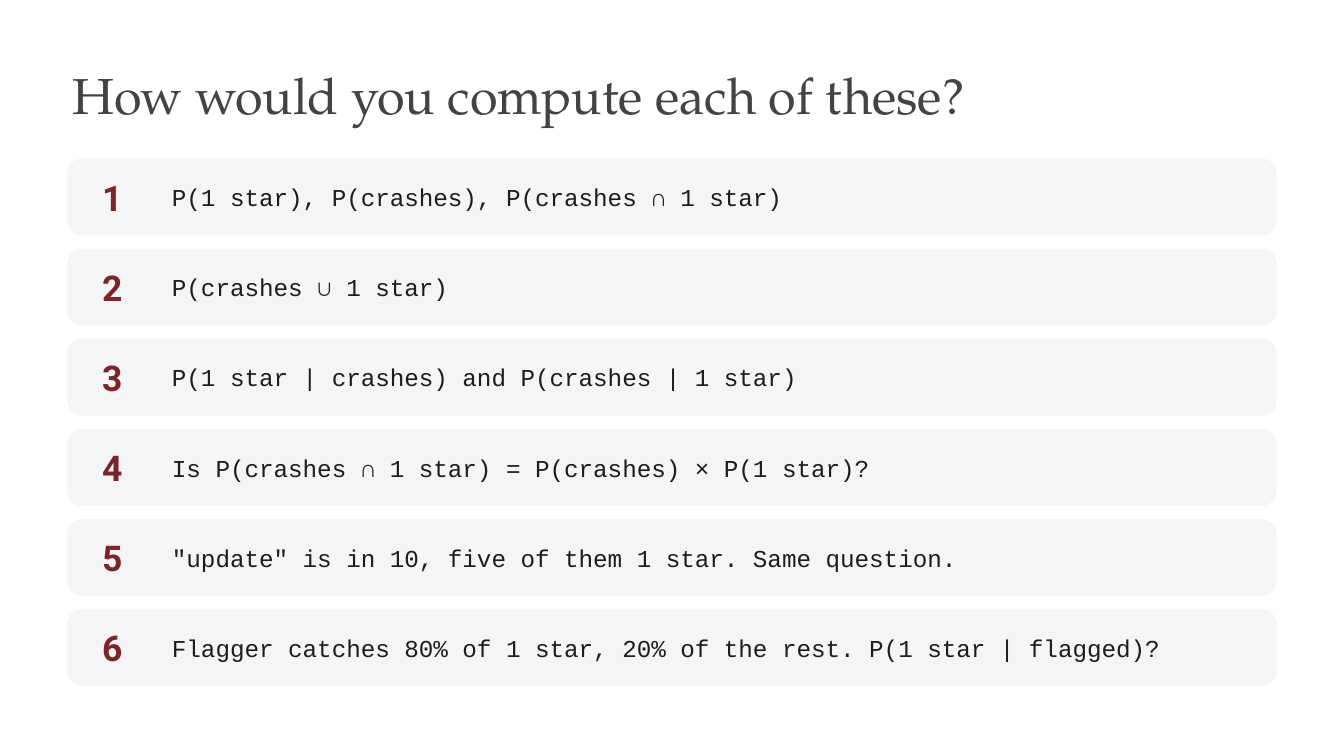
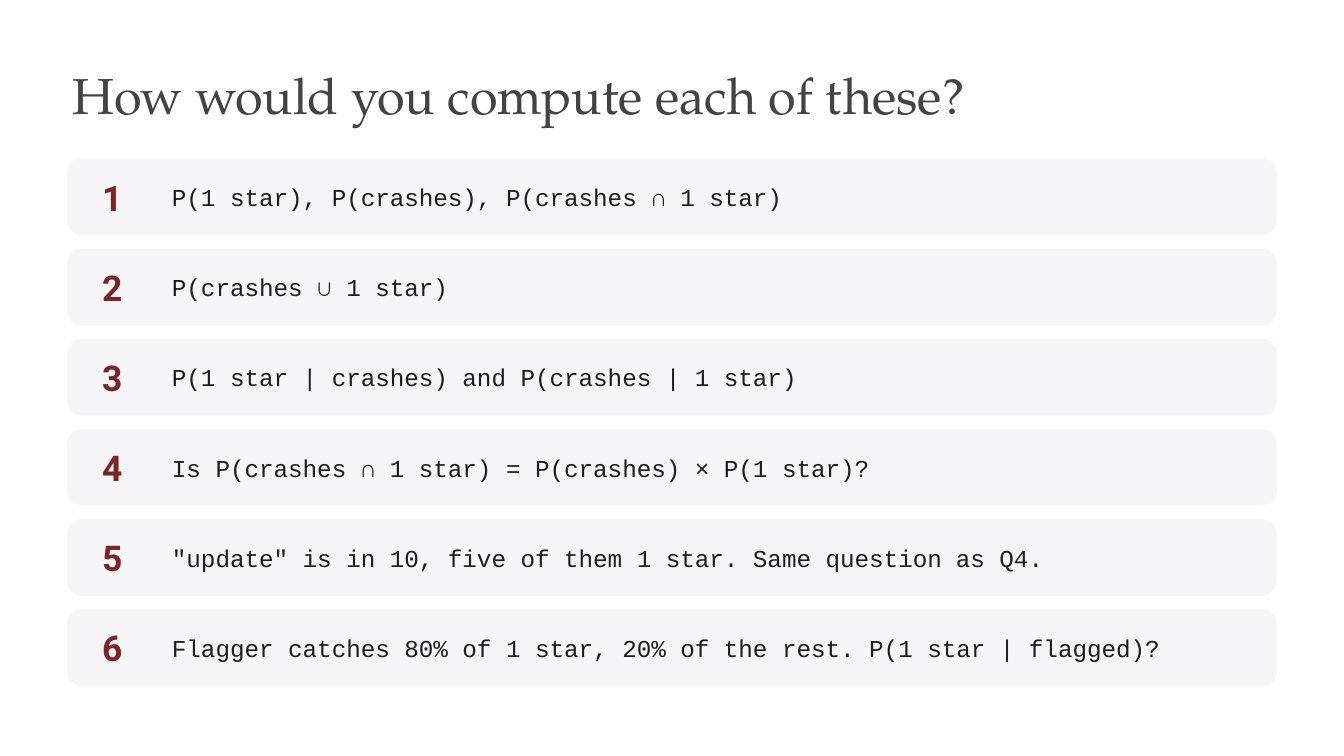
Before and after one commit to edavalosanaya/CSCI3495_NLP_LLMs_Student, a slide deck: slide 7 of weeks/week-04/class-01/lecture/slides.pptx. Drawn at 1344x756 pixels with LibreOffice and Linux fonts; fonts in the diff are those of the drawing; background and template pictures are left out. Boxes give left, top, right and bottom in pixels: in the first picture for what was removed or moved away, otherwise in the second. Text is boxed around its words. In the diff, an @@ line names an element or a change of style, - is before the commit and + after.

```diff
--- a/weeks/week-04/class-01/lecture/slides.pptx
+++ b/weeks/week-04/class-01/lecture/slides.pptx
@@ text at <box>172,549,1043,572</box>: text changed @@
-"update" is in 10, five of them 1 star. Same question.
+"update" is in 10, five of them 1 star. Same question as Q4.
```
Also in this commit, not shown: 3 other slides changed, 12 other files.
